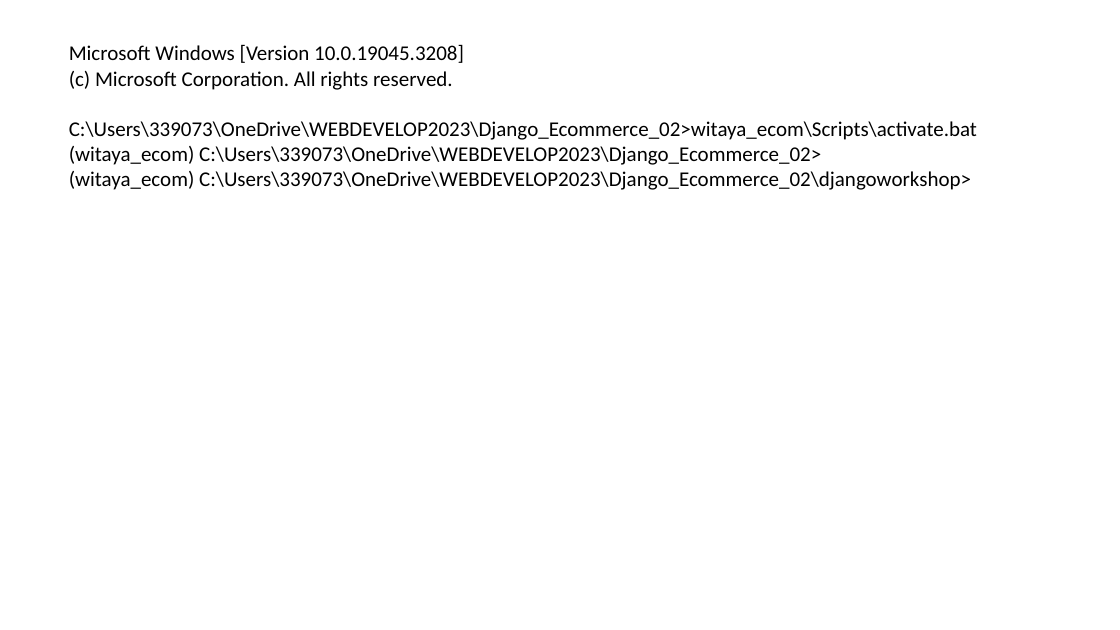
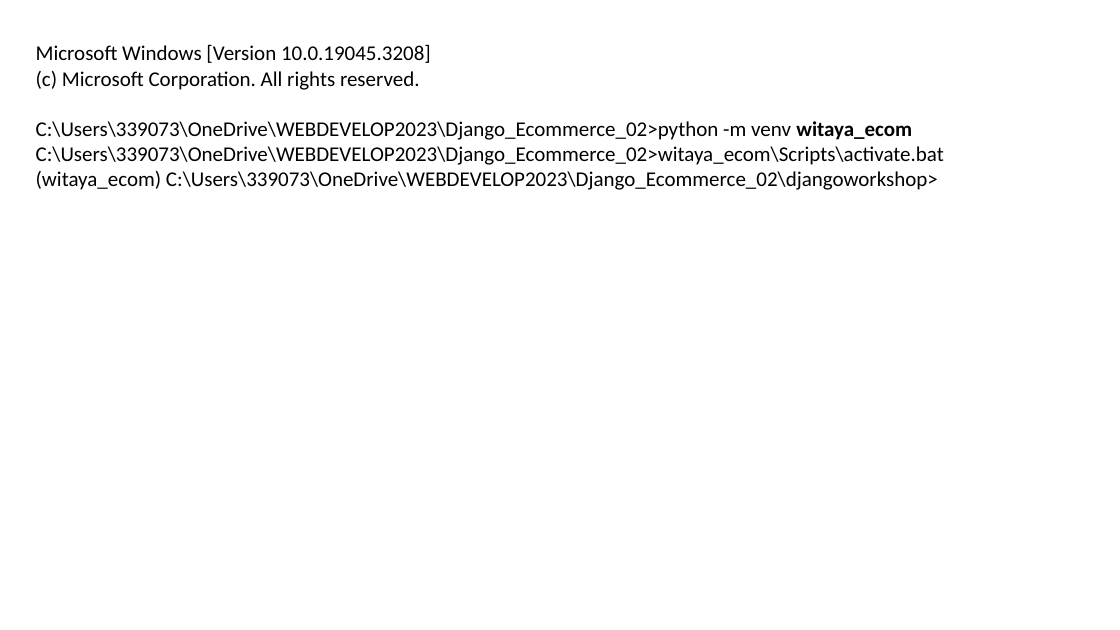
Before and after one commit to Witaya252525/Djanko_workshop, a slide deck: slide 6 of MEMO Djano Ecommerce.pptx (slide 5 before the commit). Drawn at 1120x630 pixels with LibreOffice and Linux fonts; fonts in the diff are those of the drawing. Boxes give left, top, right and bottom in pixels: in the first picture for what was removed or moved away, otherwise in the second. Text is boxed around its words. In the diff, an @@ line names an element or a change of style, - is before the commit and + after.

```diff
--- a/MEMO Djano Ecommerce.pptx
+++ b/MEMO Djano Ecommerce.pptx
@@ text "Microsoft Windows [Version 10.0.19045.3208]": place and size @@
-text "Microsoft Windows [Version 10.0.19045.3208]" at box(69, 44, 977, 190)
+text "Microsoft Windows [Version 10.0.19045.3208]" at box(36, 44, 944, 190)
@@ text at box(36, 121, 912, 140): paragraph added @@
+C:\Users\339073\OneDrive\WEBDEVELOP2023\Django_Ecommerce_02>python -m venv witaya_ecom
@@ text at box(199, 146, 821, 165): paragraph removed @@
-(witaya_ecom) C:\Users\339073\OneDrive\WEBDEVELOP2023\Django_Ecommerce_02>
```
Also in this commit, not shown: 1 other slide changed, 24 other files.
